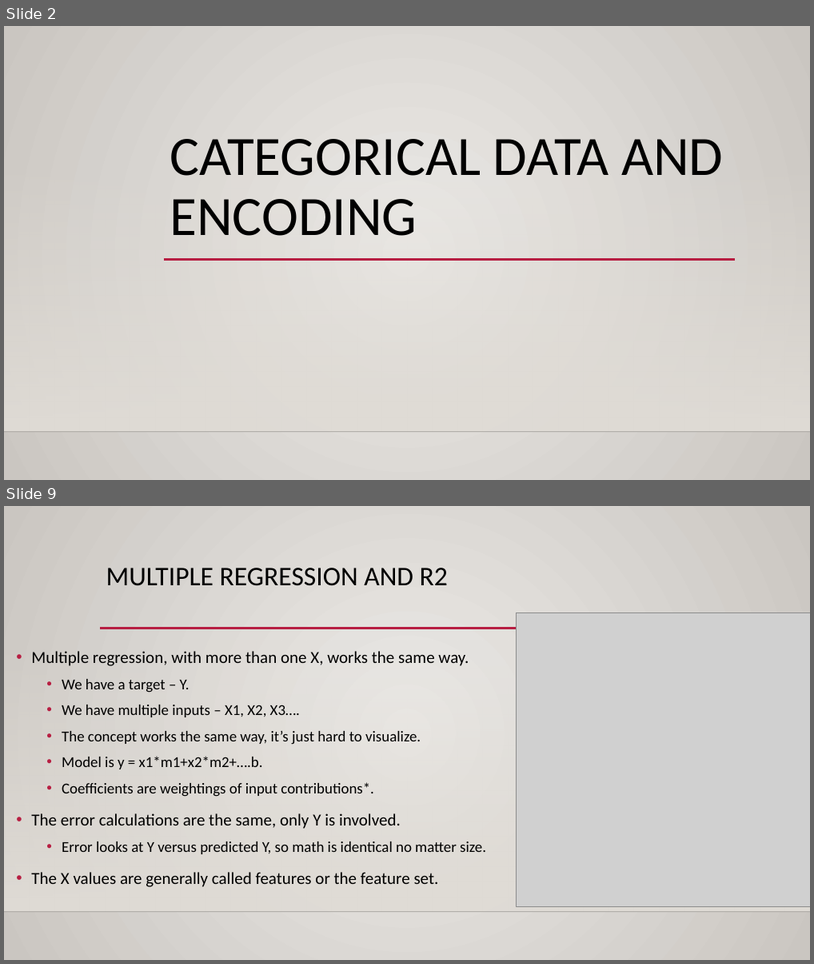
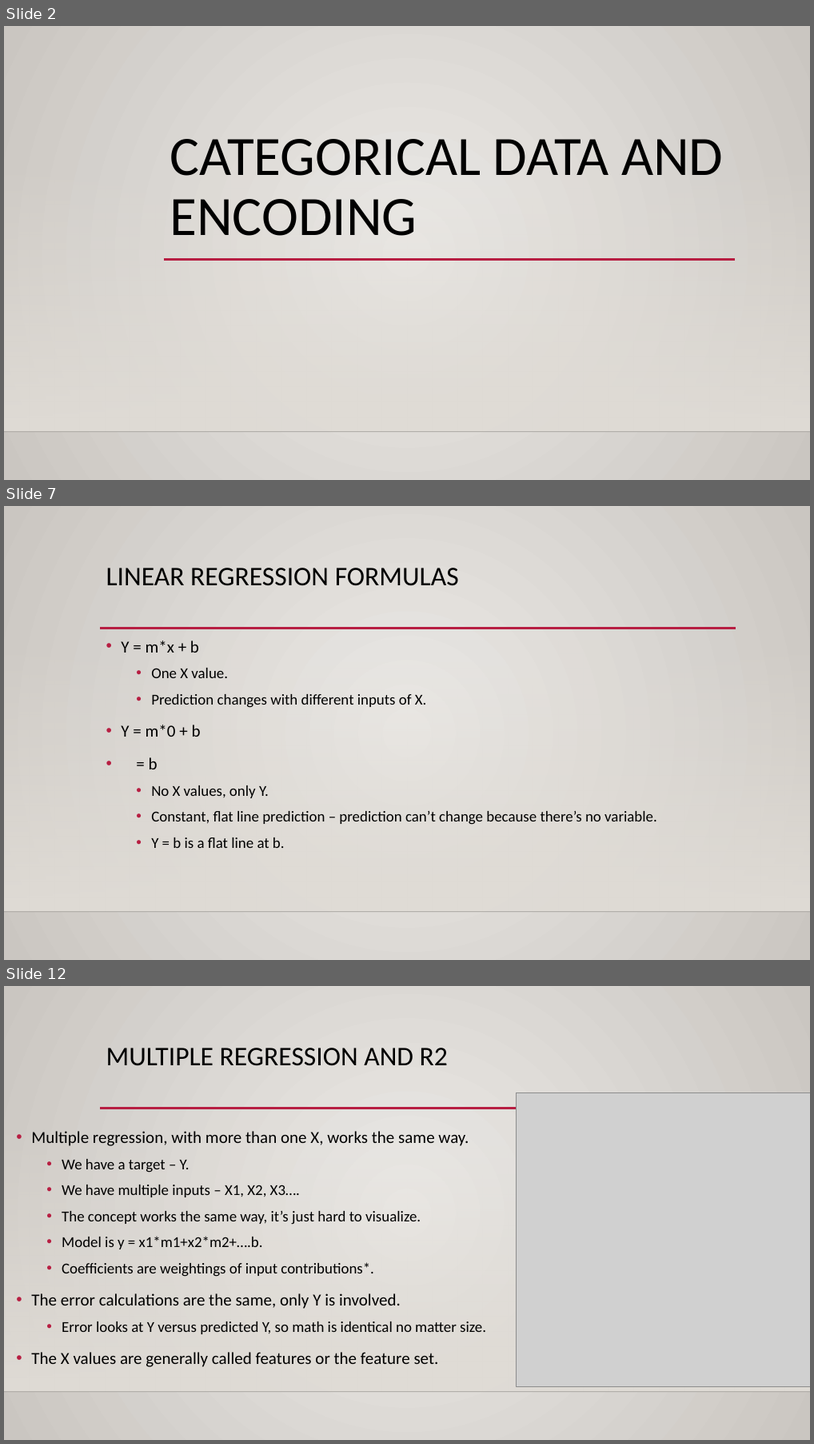
Before and after one commit to AkeemSemperDataScience/Basic_Stats_in_Python_Student_Repository, a slide deck: reference_material/slides/022_encoding.pptx. Shown one above the other, each under a label of ours: slides 2 and 9 before the commit, slides 2, 7 and 12 after it; the slides between them are not shown. The pictures are 814x964 and 814x1444 pixels, drawn with LibreOffice and Linux fonts; fonts in the diff are those of the drawing; grey boxes stand for pictures; background and template pictures are left out. Boxes give left, top, right and bottom in pixels: in the first picture for what was removed or moved away, otherwise in the second. Text is boxed around its words. In the diff, an @@ line names an element or a change of style, - is before the commit and + after.

```diff
--- a/reference_material/slides/022_encoding.pptx
+++ b/reference_material/slides/022_encoding.pptx
@@ slide 7 added at [4,506,810,960], background gradient #ECEAE7 to #CAC7C1; not listed: 3 template elements that a slide beside it also shows @@
@@ title added at [106,568,459,586], 32 pt, text #000000 @@
+LINEAR REGRESSION FORMULAS
@@ text added at [121,640,658,848], 18 pt, text #000000 @@
+• Y = m*x + b
+  • One X value.
+  • Prediction changes with different inputs of X.
+• Y = m*0 + b
+• = b
+  • No X values, only Y.
+  • Constant, flat line prediction – prediction can’t change because there’s no variable.
+  • Y = b is a flat line at b.
@@ what was slide 9 is now slide 12 @@
```
Also in this commit, not shown: 11 slides changed, 4 other slides added, 22 other files.
